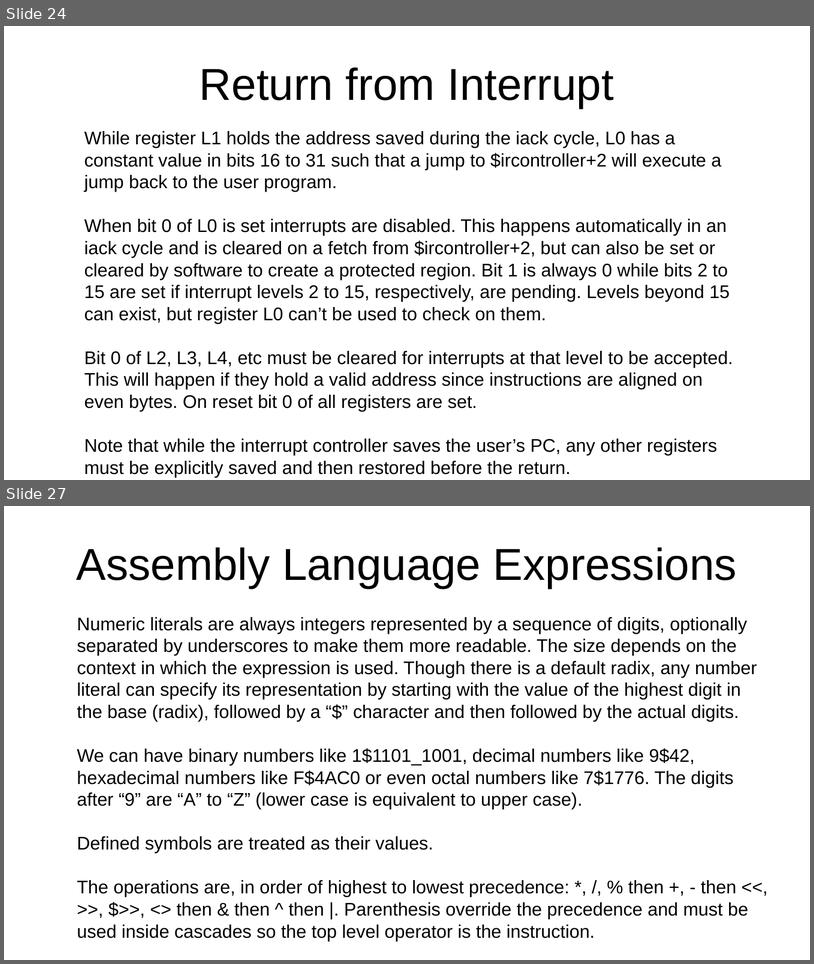
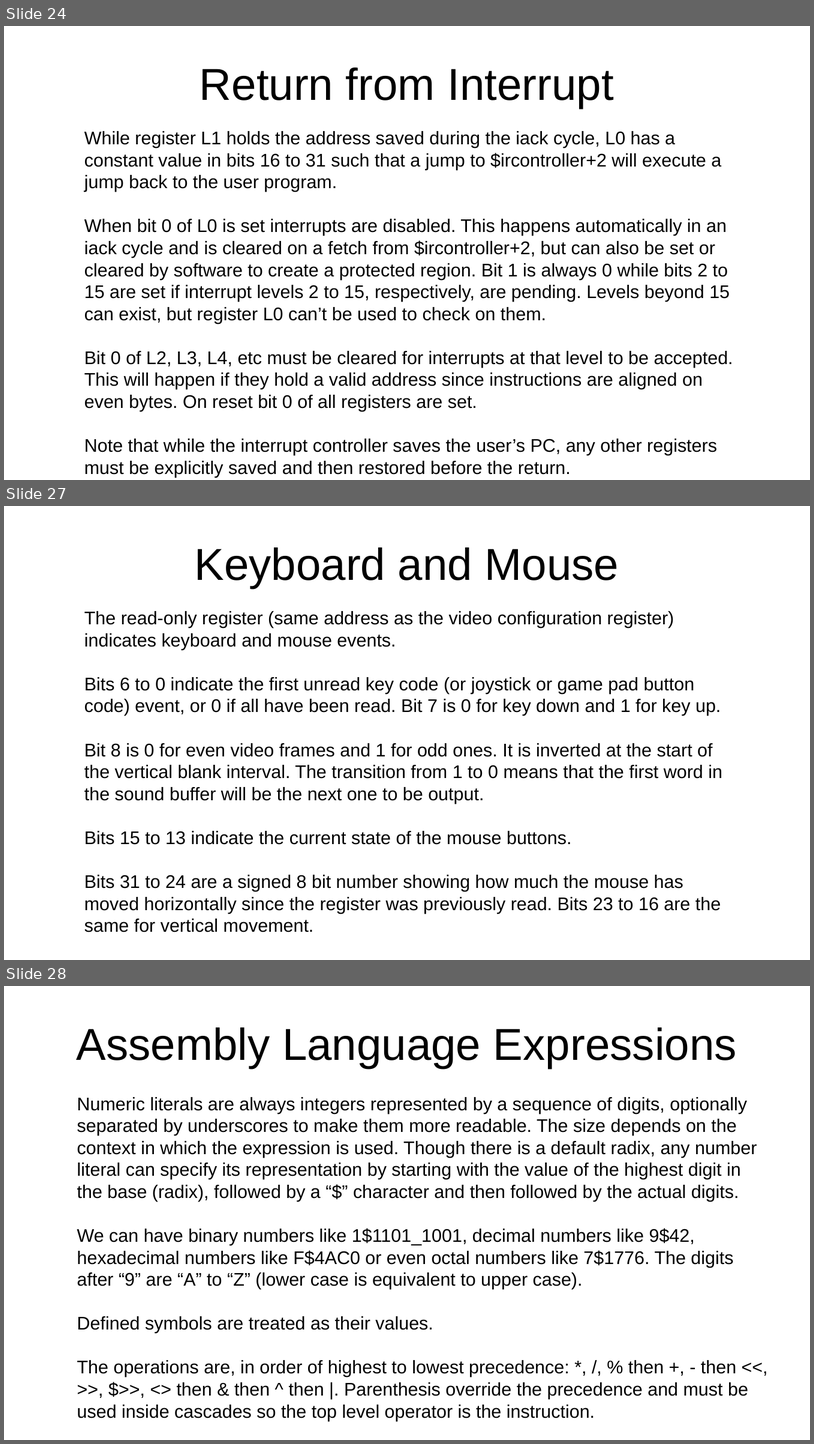
Before and after one commit to jeceljr/baby42, a slide deck: doc/baby42_slides.odp. Shown one above the other, each under a label of ours: slides 24 and 27 before the commit, slides 24, 27 and 28 after it; the slides between them are not shown. The pictures are 814x964 and 814x1444 pixels, drawn with LibreOffice and Linux fonts; fonts in the diff are those of the drawing. Boxes give left, top, right and bottom in pixels: in the first picture for what was removed or moved away, otherwise in the second. Text is boxed around its words. In the diff, an @@ line names an element or a change of style, - is before the commit and + after.

Commit message:
add keyboard and mouse

```diff
--- a/doc/baby42_slides.odp
+++ b/doc/baby42_slides.odp
@@ slide 27 added at <box>4,506,810,960</box>, background #FFFFFF @@
@@ title added at <box>194,547,620,588</box>, 44 pt, text #000000 @@
+Keyboard and Mouse
@@ text added at <box>84,611,723,932</box>, 18 pt, text #000000 @@
+The read-only register (same address as the video configuration register) indicates keyboard and mouse events.
+Bits 6 to 0 indicate the first unread key code (or joystick or game pad button code) event, or 0 if all have been read. Bit 7 is 0 for key down and 1 for key up.
+Bit 8 is 0 for even video frames and 1 for odd ones. It is inverted at the start of the vertical blank interval. The transition from 1 to 0 means that the first word in the sound buffer will be the next one to be output.
+Bits 15 to 13 indicate the current state of the mouse buttons.
+Bits 31 to 24 are a signed 8 bit number showing how much the mouse has moved horizontally since the register was previously read. Bits 23 to 16 are the same for vertical movement.
@@ what was slide 27 is now slide 28 @@
```
Also in this commit, not shown: 3 slides changed, 1 other file.
